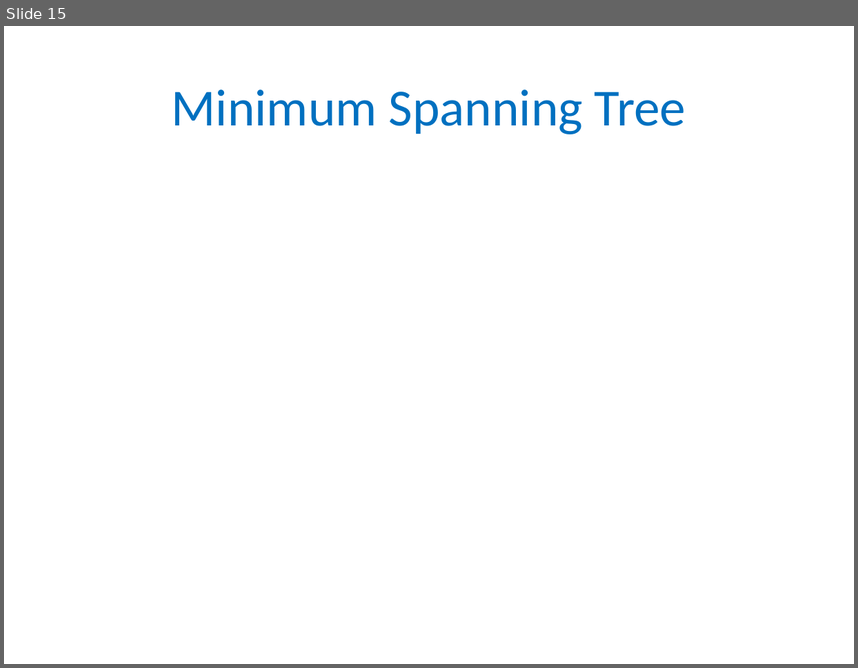
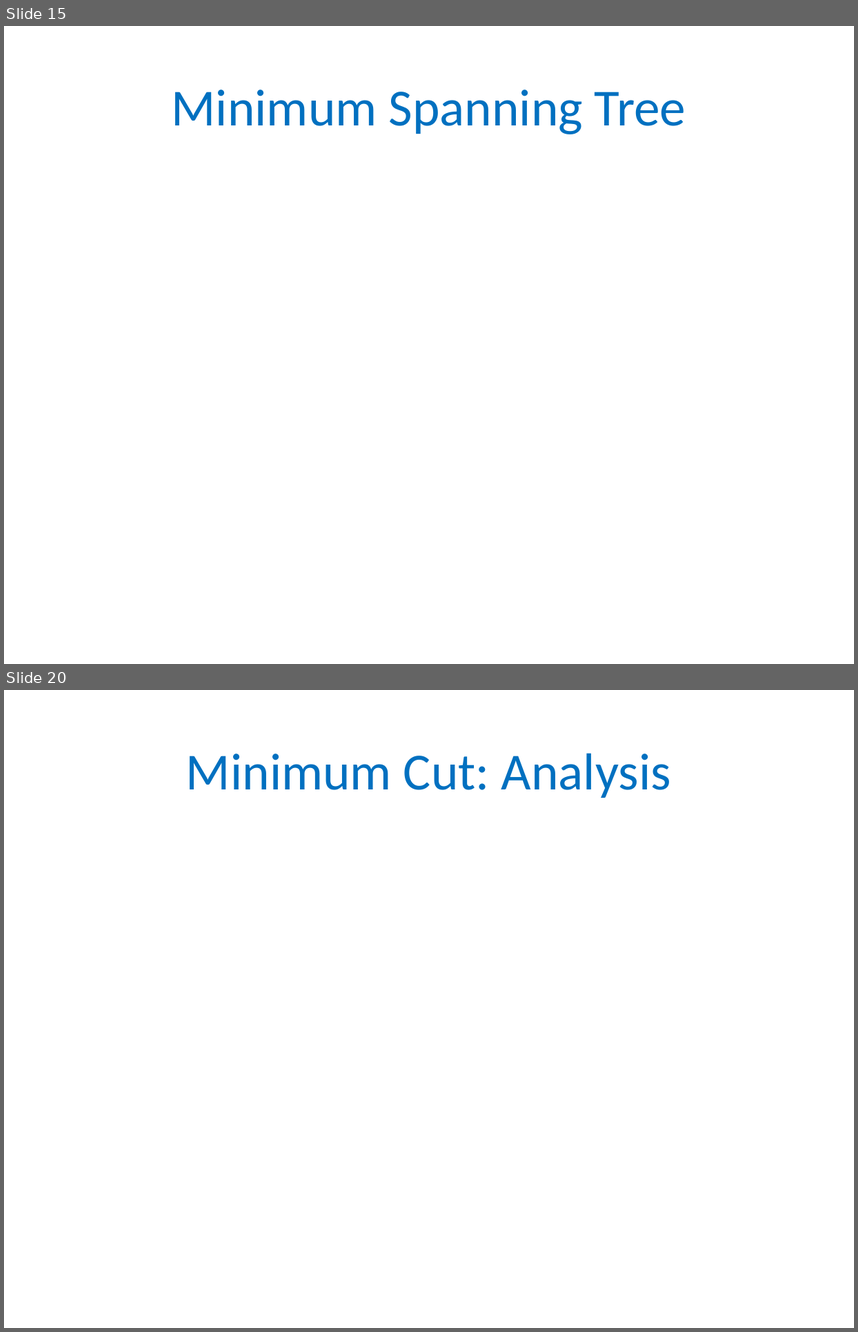
Before and after one commit to gyaroslavtsev/gyaroslavtsev.github.io, a slide deck: big-data/lecture06.pptx. Shown one above the other, each under a label of ours: slide 15 before the commit, slides 15 and 20 after it; the slides between them are not shown. The pictures are 858x668 and 858x1332 pixels, drawn with LibreOffice and Linux fonts; fonts in the diff are those of the drawing; grey boxes stand for pictures. Boxes give left, top, right and bottom in pixels: in the first picture for what was removed or moved away, otherwise in the second. Text is boxed around its words. In the diff, an @@ line names an element or a change of style, - is before the commit and + after.

```diff
--- a/big-data/lecture06.pptx
+++ b/big-data/lecture06.pptx
@@ slide 20 added at [4, 690, 854, 1328], background #FFFFFF @@
@@ title added at [186, 753, 671, 798], 44 pt, text #0070C0 @@
+Minimum Cut: Analysis
```
Also in this commit, not shown: 5 other slides added, 3 other files.
